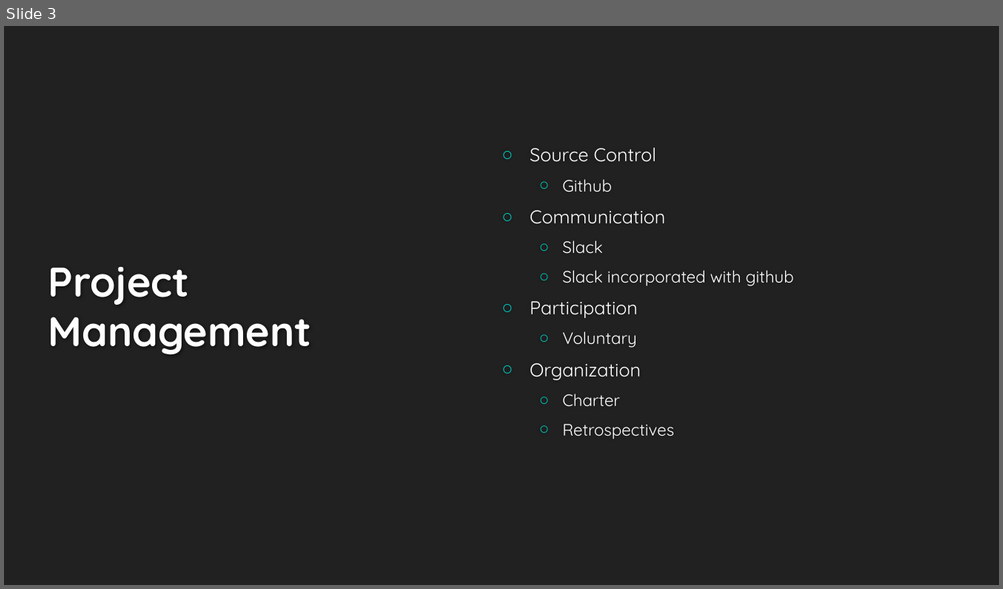
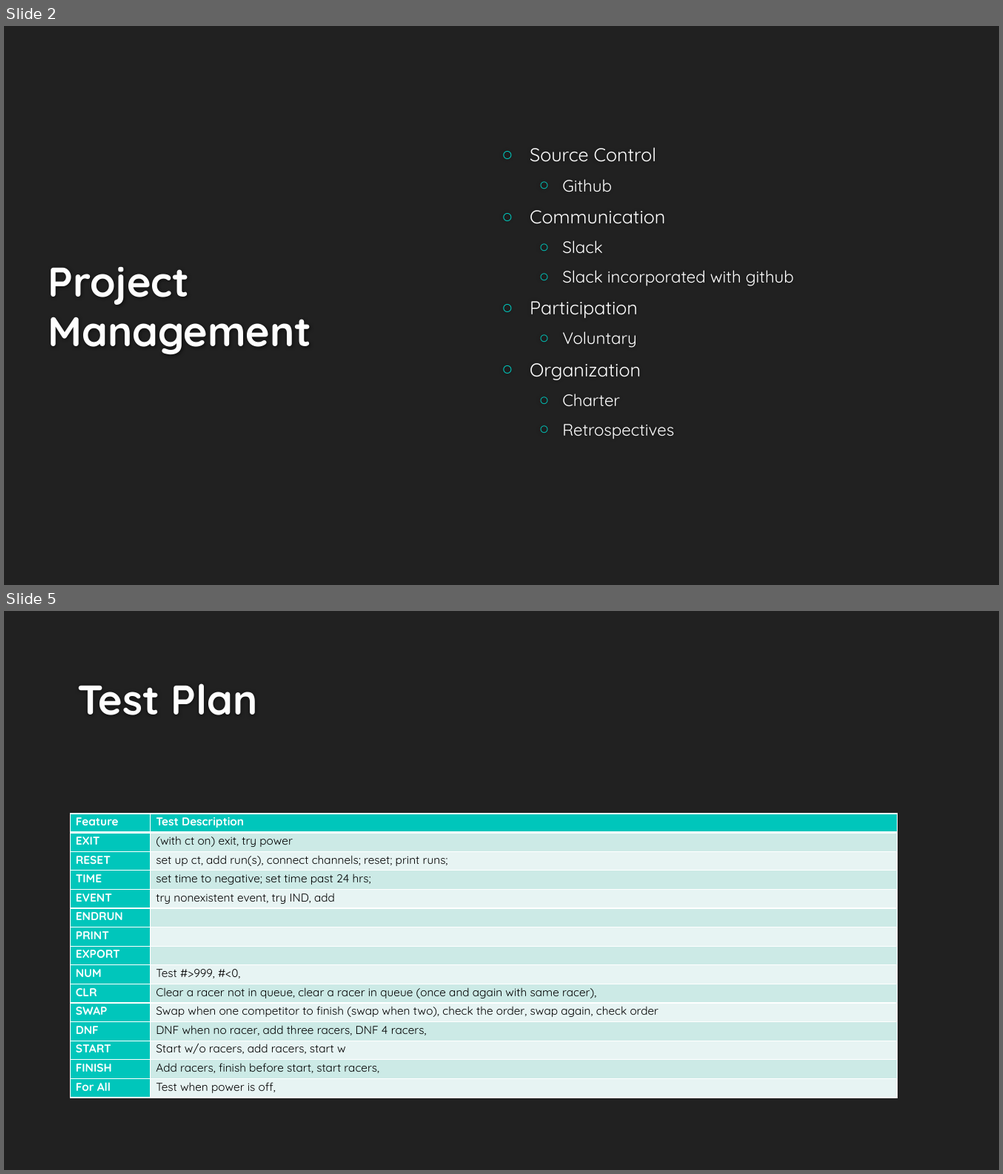
Before and after one commit to Fastwatch/FastWatch361, a slide deck: Artifacts/Presentation/Fastwatch.pptx. Shown one above the other, each under a label of ours: slide 3 before the commit, slides 2 and 5 after it; the slides between them are not shown. The pictures are 1003x589 and 1003x1174 pixels, drawn with LibreOffice and Linux fonts; fonts in the diff are those of the drawing; background and template pictures are left out. Boxes give left, top, right and bottom in pixels: in the first picture for what was removed or moved away, otherwise in the second. Text is boxed around its words. In the diff, an @@ line names an element or a change of style, - is before the commit and + after.

```diff
--- a/Artifacts/Presentation/Fastwatch.pptx
+++ b/Artifacts/Presentation/Fastwatch.pptx
@@ slide 5 added at [4,611,999,1170], background #212121 @@
@@ title added at [77,684,258,715], 40 pt, text #FEFEFE, bold @@
+Test Plan
@@ table added at [71,814,898,1098], 15 rows, 2 columns @@
+Feature | Test Description
+EXIT | (with ct on) exit, try power
+RESET | set up ct, add run(s), connect channels; reset; print runs;
+TIME | set time to negative; set time past 24 hrs;
+EVENT | try nonexistent event, try IND, add
+ENDRUN | 
+PRINT | 
+EXPORT | 
+NUM | Test #>999, #<0,
+CLR | Clear a racer not in queue, clear a racer in queue (once and again with same racer),
+SWAP | Swap when one competitor to finish (swap when two), check the order, swap again, check order
+DNF | DNF when no racer, add three racers, DNF 4 racers,
+START | Start w/o racers, add racers, start w
+FINISH | Add racers, finish before start, start racers,
+For All | Test when power is off,
@@ what was slide 3 is now slide 2 @@
```
Also in this commit, not shown: 4 slides changed, 1 other slide added, 3 slides removed, 3 other files.
